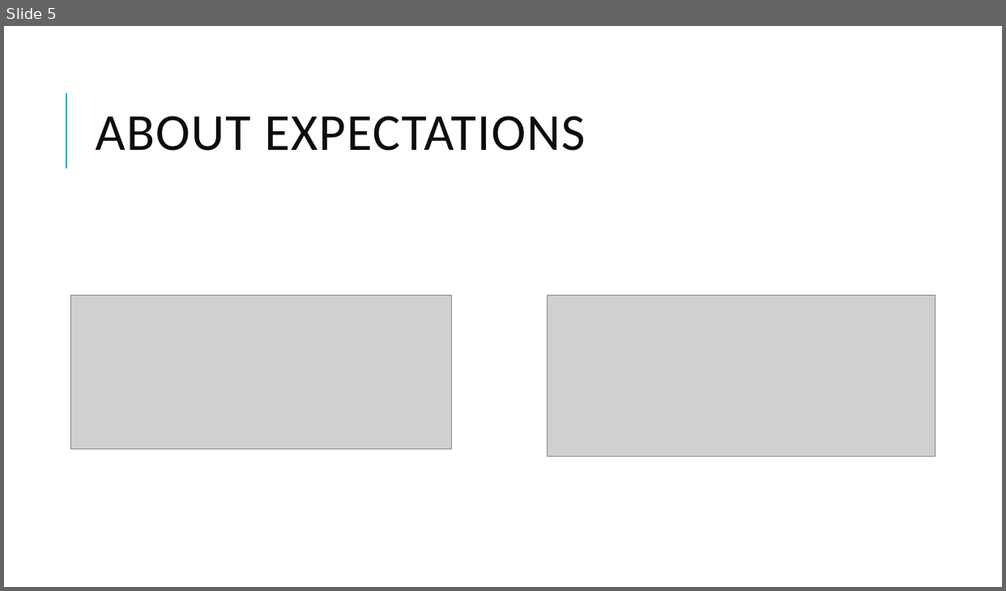
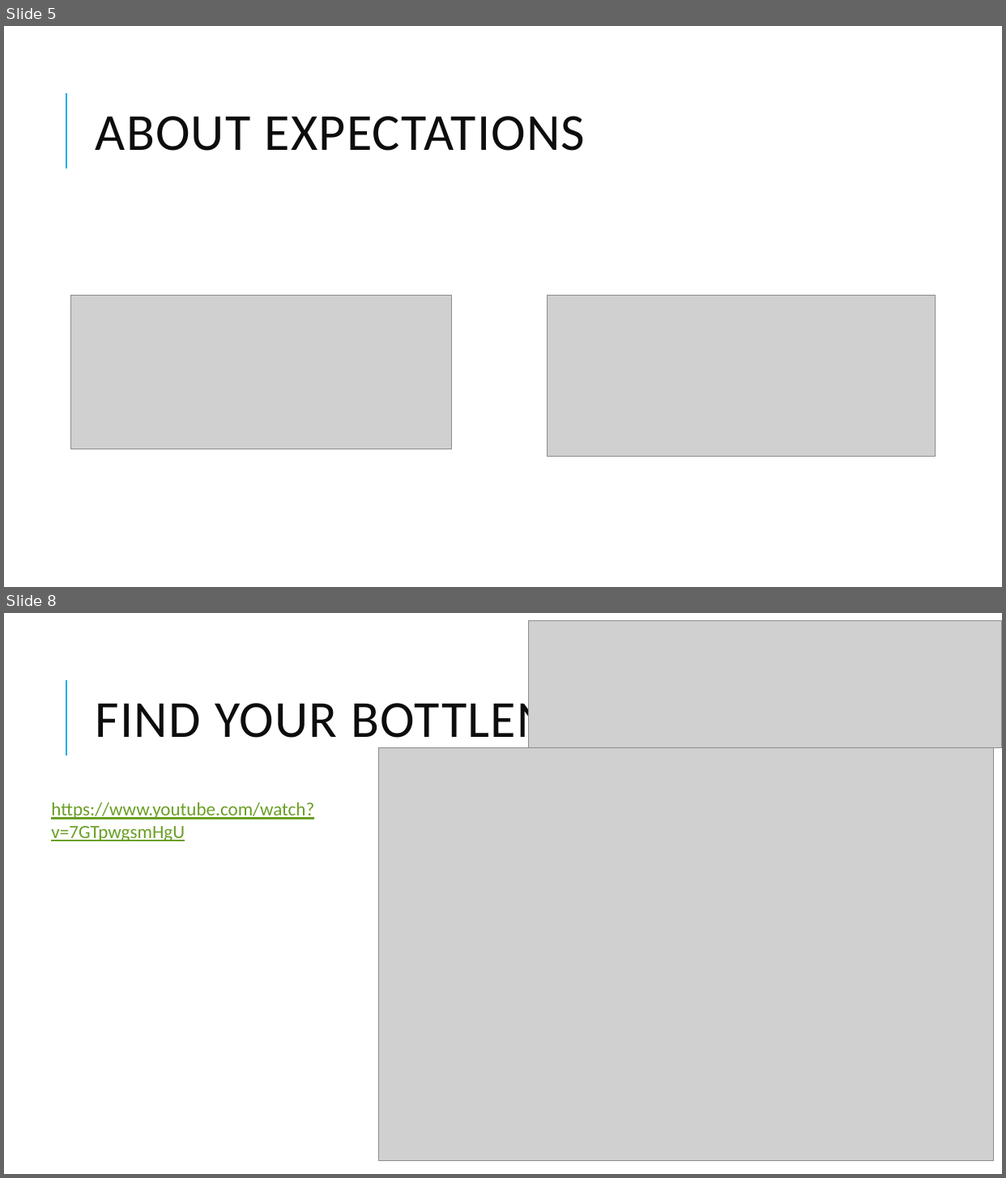
Before and after one commit to sheltertake/dotbench-workshop, a slide deck: intro.pptx. Shown one above the other, each under a label of ours: slide 5 before the commit, slides 5 and 8 after it; the slides between them are not shown. The pictures are 1006x591 and 1006x1178 pixels, drawn with LibreOffice and Linux fonts; fonts in the diff are those of the drawing; grey boxes stand for pictures. Boxes give left, top, right and bottom in pixels: in the first picture for what was removed or moved away, otherwise in the second. Text is boxed around its words. In the diff, an @@ line names an element or a change of style, - is before the commit and + after.

```diff
--- a/intro.pptx
+++ b/intro.pptx
@@ slide 8 added at (4, 613, 1002, 1174), background #FFFFFF; not listed: 1 template element that a slide beside it also shows @@
@@ picture added at (529, 620, 1002, 747) @@
@@ title added at (96, 693, 633, 749), 50 pt, text #0D0D0D @@
+FIND YOUR BOTTLENECK
@@ picture added at (378, 747, 994, 1161) @@
@@ text added at (51, 803, 314, 841), 18 pt, text #6B9F25, underline @@
+https://www.youtube.com/watch?v=7GTpwgsmHgU
```
Also in this commit, not shown: 3 slides changed, 6 other slides added, 1 slide removed.
